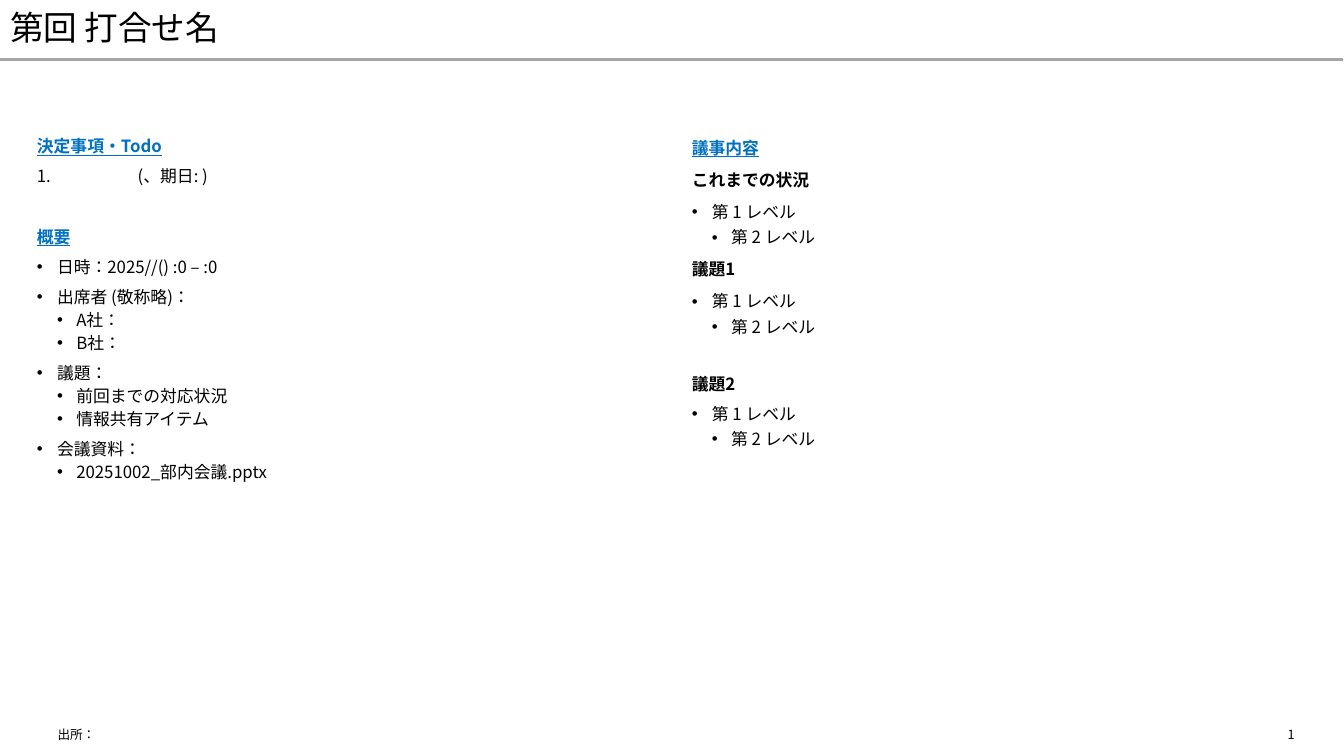
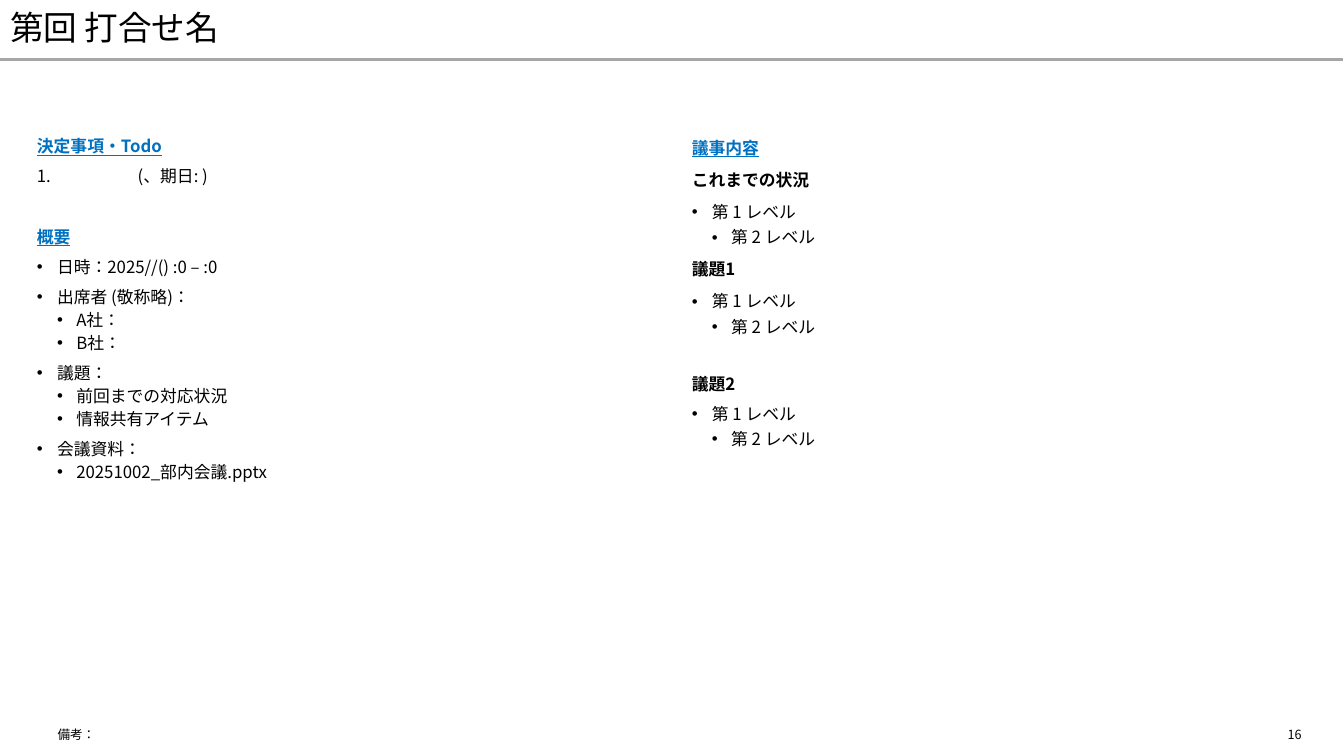
Before and after one commit to yuzucha16/dotfiles, a slide deck: slide 16 of office/Blank.potx (slide 1 before the commit). Drawn at 1344x756 pixels with LibreOffice and Linux fonts; fonts in the diff are those of the drawing. Boxes give left, top, right and bottom in pixels: in the first picture for what was removed or moved away, otherwise in the second. Text is boxed around its words. In the diff, an @@ line names an element or a change of style, - is before the commit and + after.

```diff
--- a/office/Blank.potx
+++ b/office/Blank.potx
@@ text at bbox=[58, 728, 96, 740]: text changed @@
-出所：
+備考：
@@ page number at bbox=[1288, 729, 1302, 739]: text changed @@
-1
+16
```
Also in this commit, not shown: 2 other slides changed, 18 slides added, 48 slides removed, 2 other files.
